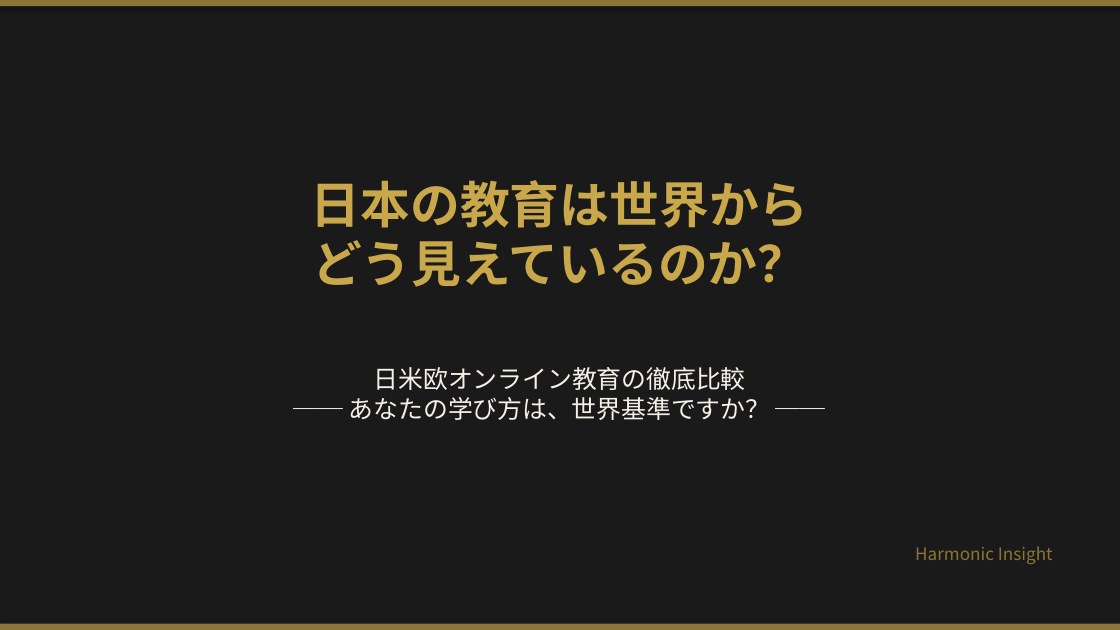
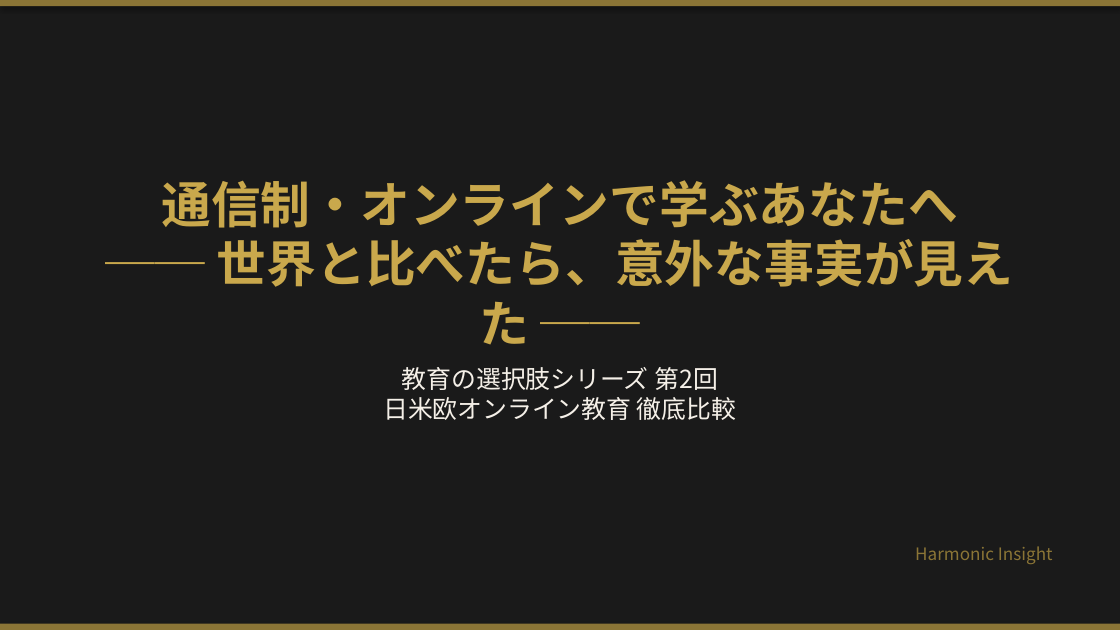
Before and after one commit to HarmonicInsight/Movie_Contents, a slide deck: slide 1 of 海外学習_留学_グローバルオンライン教育_プレゼンテーション.pptx. Drawn at 1120x630 pixels with LibreOffice and Linux fonts; fonts in the diff are those of the drawing. Boxes give left, top, right and bottom in pixels: in the first picture for what was removed or moved away, otherwise in the second. Text is boxed around its words. In the diff, an @@ line names an element or a change of style, - is before the commit and + after.

```diff
--- a/海外学習_留学_グローバルオンライン教育_プレゼンテーション.pptx
+++ b/海外学習_留学_グローバルオンライン教育_プレゼンテーション.pptx
@@ text at <box>161,180,1014,345</box>: text changed @@
-日本の教育は世界から
-どう見えているのか？
+通信制・オンラインで学ぶあなたへ
+── 世界と比べたら、意外な事実が見えた ──
@@ text at <box>383,367,736,420</box>: text changed @@
-日米欧オンライン教育の徹底比較
-── あなたの学び方は、世界基準ですか？ ──
+教育の選択肢シリーズ 第2回
+日米欧オンライン教育 徹底比較
```
Also in this commit, not shown: 7 other slides changed, 1 other file.
